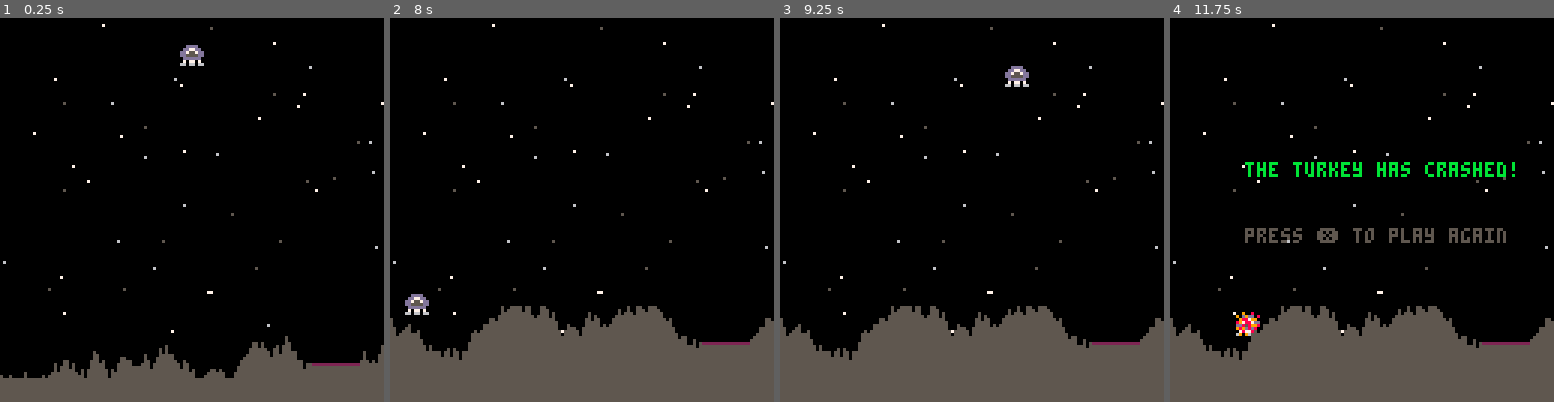
Above: before the commit, frames 1-4 (left to right).
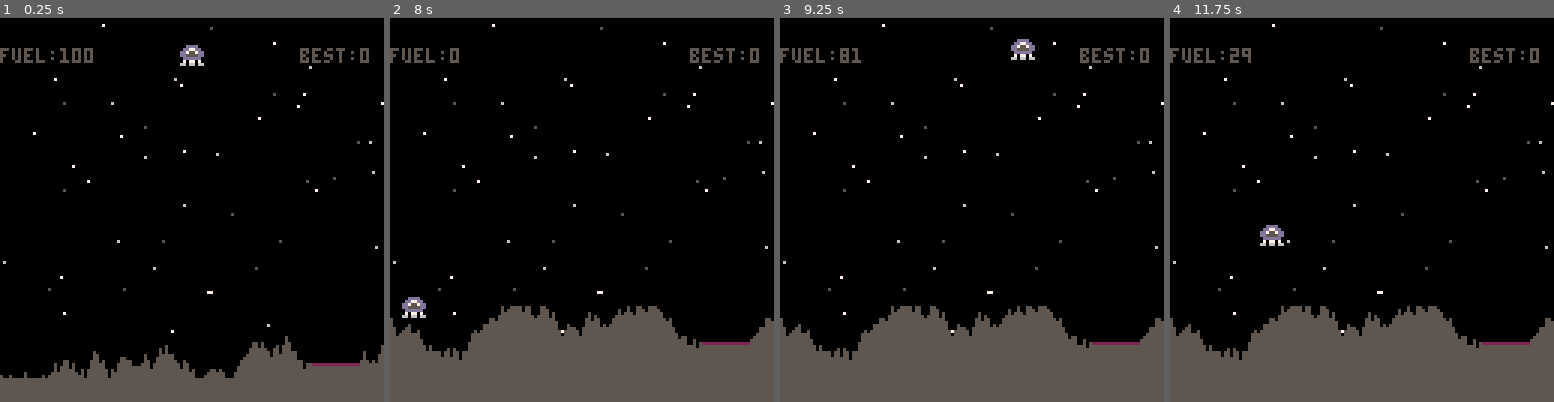
Above: after the commit, the same moments.

Repository: jhbadger/pico8-stuff
Game: PICO-8 cartridge lunarlander.p8
Two runs of this game, one before a commit and one after it. Both use one fixed random seed, a clock stepped at 60 frames per second and the inputs below.
Inputs:
- Up to frame 1 (0.25 s): no input
- Up to frame 2 (8 s): tap X (X key) at 1.07, 2.07, 2.4, 2.73, 3.07, 3.4, 3.73, 4.07, 4.4, 4.73, 5.07, 5.4, 5.73, 6.07, 6.4, 6.73, 7.07, 7.4, 7.73 s; hold Left 1.97-2.37 s; hold Right 2.87-3.53 s; hold Up 3.58-4.08 s; hold Right 4.13-4.53 s; hold Left 5.13-5.8 s; hold Up 5.85-6.18 s; hold Left 6.23-6.63 s; hold Right 7.13-7.8 s; hold Up from 7.85 s (still down)
- Up to frame 3 (9.25 s): tap X (X key) every 0.33 s from 8.07 to 9.07 s; release Up at 8.35 s; hold Right 8.4-8.8 s
- Up to frame 4 (11.75 s): hold Left 9.4-10.07 s; tap X (X key) every 0.33 s from 9.4 to 11.73 s; hold Up 10.12-10.45 s; hold Left 10.5-10.9 s; hold Right from 11.4 s (still down)

The runs differ from the first frame. In frame 1, 0.7% of the frame differs, in the area x 0-97%, y 7-12%; in frame 2, 0.9%; in frame 3, 1.2%; in frame 4, 3.4%, in the area x 0-97%, y 7-83%.

Commit message:
lunar lander now has fuel

Diff:
--- a/lunarlander.p8
+++ b/lunarlander.p8
@@ -1,10 +1,15 @@
 pico-8 cartridge // http://www.pico-8.com
 version 41
 __lua__
+cartdata("lunarlander_scores")
+
 function _init()
 	game_over=false
 	win=false
+	fuel=100
+	best=dget(0)
 	g=0.025 --gravity
+	safe_speed = 0.5
 	make_player()
 	make_ground()
 end
@@ -20,12 +25,18 @@
 
 function _draw()
 	cls()
+	print("fuel:"..tostr(fuel),0,10)
+	print("best:"..tostr(best),100,10)
 	draw_stars()
 	draw_player()
 	draw_ground()
 	if (game_over) then
 		if (win) then
 			print("the eagle has landed!",25,48,11)
+			if (fuel>best) then
+				best=fuel
+				dset(0,best)
+			end
 		else
 			print("the turkey has crashed!",25,48,11)
 		end
@@ -40,7 +51,7 @@
 
 	over_pad=l_x>=pad.x and r_x<=pad.x+pad.width
 	on_pad=b_y>=pad.y-1
-	slow=p.dy<1
+	slow=p.dy<safe_speed
 
 	if (over_pad and on_pad and slow) then
 		end_game(true)
@@ -65,10 +76,15 @@
 end
 
 function thrust()
-	if (btn(0)) p.dx-=p.thrust
-	if (btn(1)) p.dx+=p.thrust
-	if (btn(2)) p.dy-=p.thrust
-	if (btn(0) or btn(1) or btn(2)) sfx(0)
+	if (fuel>0) then
+		if (btn(0)) p.dx-=p.thrust
+		if (btn(1)) p.dx+=p.thrust
+		if (btn(2)) p.dy-=p.thrust
+		if (btn(0) or btn(1) or btn(2)) then
+			sfx(0)
+			fuel = fuel - 1
+		end
+	end
 end
 
 function stay_on_screen()
